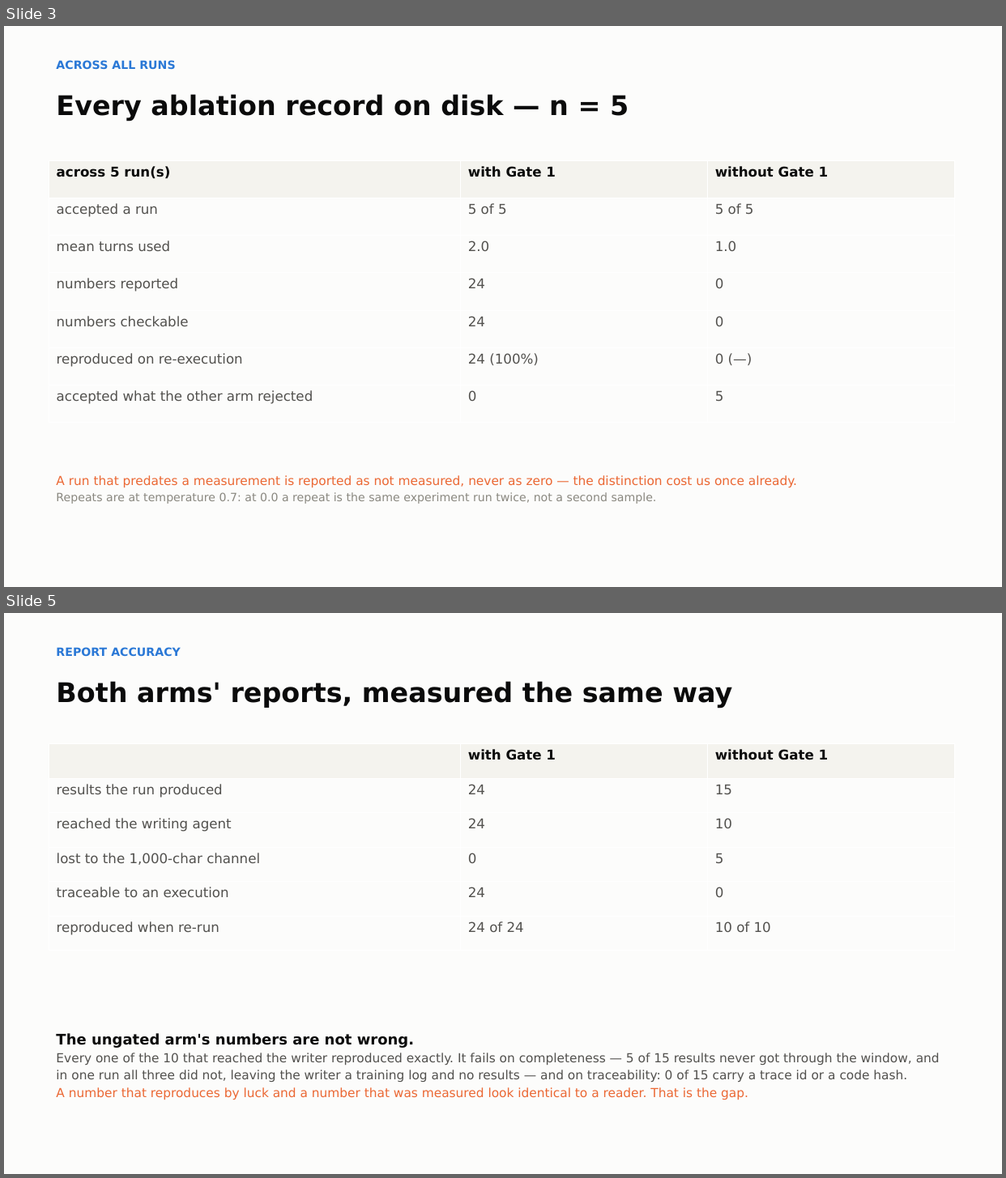
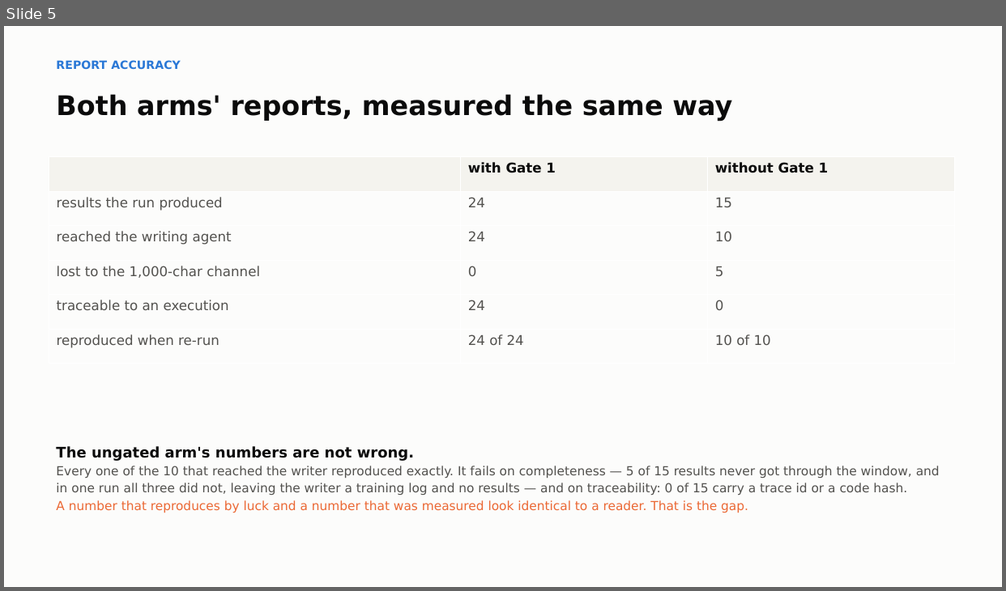
Before and after one commit to bananatruck/gates, a slide deck: reports/GATE1_DECK.pptx. Shown one above the other, each under a label of ours: slides 3 and 5 before the commit, slide 5 after it; the slides between them are not shown. The pictures are 1006x1178 and 1006x591 pixels, drawn with LibreOffice and Linux fonts; fonts in the diff are those of the drawing. Boxes give left, top, right and bottom in pixels: in the first picture for what was removed or moved away, otherwise in the second. Text is boxed around its words. In the diff, an @@ line names an element or a change of style, - is before the commit and + after.

```diff
--- a/reports/GATE1_DECK.pptx
+++ b/reports/GATE1_DECK.pptx
@@ slide 3 removed at [4, 26, 1002, 587], background #FCFCFB @@
@@ text removed at [56, 60, 175, 69] @@
-ACROSS ALL RUNS
@@ text removed at [56, 94, 629, 121] @@
-Every ablation record on disk — n = 5
@@ table removed at [49, 160, 955, 423], 7 rows, 3 columns @@
-across 5 run(s) | with Gate 1 | without Gate 1
-accepted a run | 5 of 5 | 5 of 5
-mean turns used | 2.0 | 1.0
-numbers reported | 24 | 0
-numbers checkable | 24 | 0
-reproduced on re-execution | 24 (100%) | 0 (—)
-accepted what the other arm rejected | 0 | 5
@@ text removed at [56, 476, 797, 504] @@
-A run that predates a measurement is reported as not measured, never as zero — the distinction cost us once already.
-Repeats are at temperature 0.7: at 0.0 a repeat is the same experiment run twice, not a second sample.
```
Also in this commit, not shown: 5 slides changed, 3 slides added, 12 other slides removed, 6 other files.
